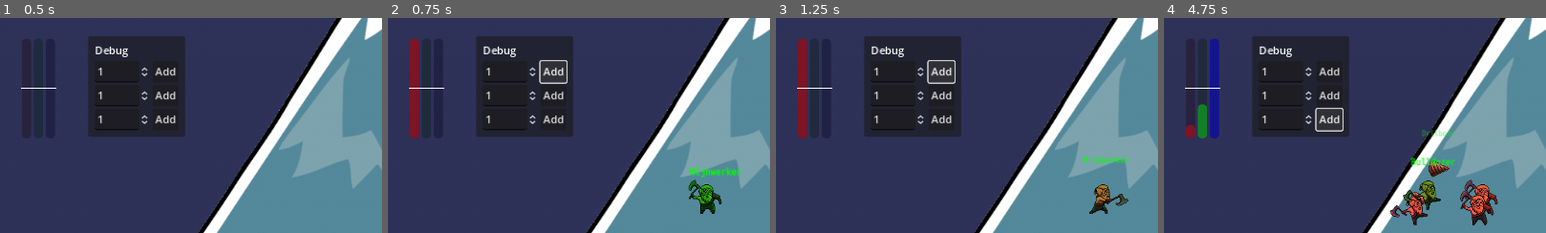
Above: before the commit, frames 1-4 (left to right).
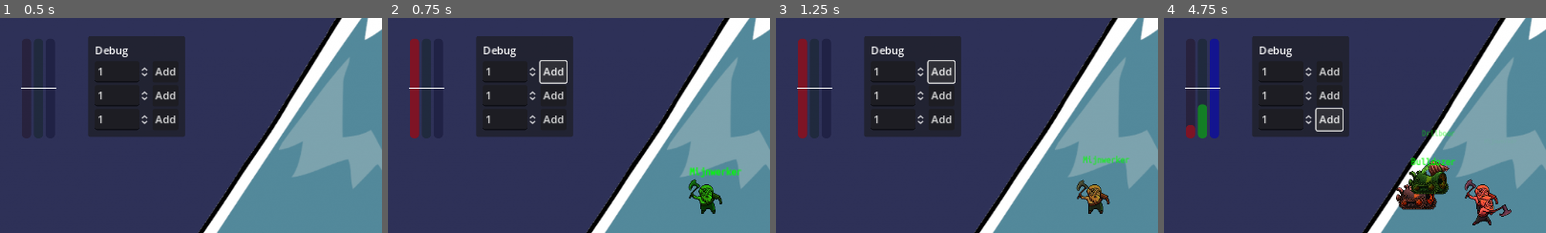
Above: after the commit, the same moments.

Repository: kwint/nfc-card-game
Game: Godot game, scene res://Scenes/Dashboard.tscn
Two runs of this game, one before a commit and one after it. Both use one fixed random seed, a clock stepped at 60 frames per second and the inputs below.
Inputs:
- Up to frame 1 (0.5 s): no input
- Up to frame 2 (0.75 s): click "Add" at 0.5 s
- Up to frame 3 (1.25 s): no input
- Up to frame 4 (4.75 s): click "Add" at 1.25 s; click "Add" at 2 s; click "Add" at 2.75 s; click "Add" at 3.5 s; click "Add" at 4.25 s
The pictures show only the part of the screen within x 0-50%, y 10-60%; the shares and areas given below are measured in that part.

Frame 1 is identical in both runs. In frame 2, 0.2% of the frame differs, in the area x 78-88%, y 74-92%; in frame 3, 0.9%; in frame 4, 3.2%, in the area x 59-91%, y 67-97%.
Error in both runs: Invalid type in function 'process_stats' in base 'Node (GameController.gd)'. Cannot convert argument 1 from Nil to Dictionary. (res://Scripts/GameController.gd…

Commit message:
Add bulldozer sprite

Diff:
--- a/dashboard/Sprites/Miner/Miner.tres
+++ b/dashboard/Sprites/Miner/Miner.tres
@@ -1,56 +1,104 @@
-[gd_resource type="SpriteFrames" load_steps=16 format=3 uid="uid://cnyvuugqqjwti"]
+[gd_resource type="SpriteFrames" load_steps=28 format=3 uid="uid://cnyvuugqqjwti"]
 
-[ext_resource type="Texture2D" uid="uid://bol0t2c4nfnu7" path="res://Sprites/Warrior_1/Attack_1.png" id="1_v7avr"]
-[ext_resource type="Texture2D" uid="uid://63yl260n2bji" path="res://Sprites/Drill/drill_sheet.png" id="2_stmcw"]
-[ext_resource type="Texture2D" uid="uid://ccmjo23hx2kyu" path="res://Sprites/Warrior_1/Attack_3.png" id="3_ki554"]
+[ext_resource type="Texture2D" uid="uid://bol0t2c4nfnu7" path="res://Sprites/Raw/Attack_1.png" id="1_od8e5"]
+[ext_resource type="Texture2D" uid="uid://63yl260n2bji" path="res://Sprites/Drill/drill_sheet.png" id="2_qrp5r"]
+[ext_resource type="Texture2D" uid="uid://2gdfs0vqwefv" path="res://Sprites/Bulldozer/bulldozer_sheet.png" id="3_buyff"]
 
 [sub_resource type="AtlasTexture" id="AtlasTexture_hpmc0"]
-atlas = ExtResource("1_v7avr")
+atlas = ExtResource("1_od8e5")
 region = Rect2(0, 0, 96, 96)
 
 [sub_resource type="AtlasTexture" id="AtlasTexture_5yjbj"]
-atlas = ExtResource("1_v7avr")
+atlas = ExtResource("1_od8e5")
 region = Rect2(96, 0, 96, 96)
 
 [sub_resource type="AtlasTexture" id="AtlasTexture_8vkny"]
-atlas = ExtResource("1_v7avr")
+atlas = ExtResource("1_od8e5")
 region = Rect2(192, 0, 96, 96)
 
 [sub_resource type="AtlasTexture" id="AtlasTexture_rrku1"]
-atlas = ExtResource("1_v7avr")
+atlas = ExtResource("1_od8e5")
 region = Rect2(288, 0, 96, 96)
 
 [sub_resource type="AtlasTexture" id="AtlasTexture_vt5fi"]
-atlas = ExtResource("2_stmcw")
+atlas = ExtResource("2_qrp5r")
 region = Rect2(99, 0, 33, 27)
 
 [sub_resource type="AtlasTexture" id="AtlasTexture_pxmol"]
-atlas = ExtResource("2_stmcw")
+atlas = ExtResource("2_qrp5r")
 region = Rect2(66, 0, 33, 27)
 
 [sub_resource type="AtlasTexture" id="AtlasTexture_a5hvd"]
-atlas = ExtResource("2_stmcw")
+atlas = ExtResource("2_qrp5r")
 region = Rect2(33, 0, 33, 27)
 
 [sub_resource type="AtlasTexture" id="AtlasTexture_hmaul"]
-atlas = ExtResource("2_stmcw")
+atlas = ExtResource("2_qrp5r")
 region = Rect2(0, 0, 33, 27)
 
-[sub_resource type="AtlasTexture" id="AtlasTexture_2cwn3"]
-atlas = ExtResource("3_ki554")
-region = Rect2(0, 0, 96, 96)
+[sub_resource type="AtlasTexture" id="AtlasTexture_vne6n"]
+atlas = ExtResource("3_buyff")
+region = Rect2(0, 0, 64, 49)
 
-[sub_resource type="AtlasTexture" id="AtlasTexture_hmo1v"]
-atlas = ExtResource("3_ki554")
-region = Rect2(96, 0, 96, 96)
+[sub_resource type="AtlasTexture" id="AtlasTexture_8d01j"]
+atlas = ExtResource("3_buyff")
+region = Rect2(64, 0, 64, 49)
 
-[sub_resource type="AtlasTexture" id="AtlasTexture_mfhdk"]
-atlas = ExtResource("3_ki554")
-region = Rect2(192, 0, 96, 96)
+[sub_resource type="AtlasTexture" id="AtlasTexture_6bcwy"]
+atlas = ExtResource("3_buyff")
+region = Rect2(128, 0, 64, 49)
 
-[sub_resource type="AtlasTexture" id="AtlasTexture_qkkpq"]
-atlas = ExtResource("3_ki554")
-region = Rect2(288, 0, 96, 96)
+[sub_resource type="AtlasTexture" id="AtlasTexture_g6pqd"]
+atlas = ExtResource("3_buyff")
+region = Rect2(192, 0, 64, 49)
+
+[sub_resource type="AtlasTexture" id="AtlasTexture_628fw"]
+atlas = ExtResource("3_buyff")
+region = Rect2(256, 0, 64, 49)
+
+[sub_resource type="AtlasTexture" id="AtlasTexture_o80pm"]
+atlas = ExtResource("3_buyff")
+region = Rect2(320, 0, 64, 49)
+
+[sub_resource type="AtlasTexture" id="AtlasTexture_78uuj"]
+atlas = ExtResource("3_buyff")
+region = Rect2(384, 0, 64, 49)
+
+[sub_resource type="AtlasTexture" id="AtlasTexture_mqnk2"]
+atlas = ExtResource("3_buyff")
+region = Rect2(448, 0, 64, 49)
+
+[sub_resource type="AtlasTexture" id="AtlasTexture_20agq"]
+atlas = ExtResource("3_buyff")
+region = Rect2(512, 0, 64, 49)
+
+[sub_resource type="AtlasTexture" id="AtlasTexture_wnxqg"]
+atlas = ExtResource("3_buyff")
+region = Rect2(576, 0, 64, 49)
+
+[sub_resource type="AtlasTexture" id="AtlasTexture_6ocg2"]
+atlas = ExtResource("3_buyff")
+region = Rect2(640, 0, 64, 49)
+
+[sub_resource type="AtlasTexture" id="AtlasTexture_f2ifi"]
+atlas = ExtResource("3_buyff")
+region = Rect2(704, 0, 64, 49)
+
+[sub_resource type="AtlasTexture" id="AtlasTexture_wnbeg"]
+atlas = ExtResource("3_buyff")
+region = Rect2(768, 0, 64, 49)
+
+[sub_resource type="AtlasTexture" id="AtlasTexture_q6h5b"]
+atlas = ExtResource("3_buyff")
+region = Rect2(832, 0, 64, 49)
+
+[sub_resource type="AtlasTexture" id="AtlasTexture_3usk6"]
+atlas = ExtResource("3_buyff")
+region = Rect2(896, 0, 64, 49)
+
+[sub_resource type="AtlasTexture" id="AtlasTexture_jpmry"]
+atlas = ExtResource("3_buyff")
+region = Rect2(960, 0, 64, 49)
 
 [resource]
 animations = [{
@@ -69,7 +117,7 @@
 }],
 "loop": true,
 "name": &"miner1",
-"speed": 5.0
+"speed": 6.0
 }, {
 "frames": [{
 "duration": 1.0,
@@ -90,18 +138,54 @@
 }, {
 "frames": [{
 "duration": 1.0,
-"texture": SubResource("AtlasTexture_2cwn3")
+"texture": SubResource("AtlasTexture_vne6n")
 }, {
 "duration": 1.0,
-"texture": SubResource("AtlasTexture_hmo1v")
+"texture": SubResource("AtlasTexture_8d01j")
 }, {
 "duration": 1.0,
-"texture": SubResource("AtlasTexture_mfhdk")
+"texture": SubResource("AtlasTexture_6bcwy")
 }, {
 "duration": 1.0,
-"texture": SubResource("AtlasTexture_qkkpq")
+"texture": SubResource("AtlasTexture_g6pqd")
+}, {
+"duration": 1.0,
+"texture": SubResource("AtlasTexture_628fw")
+}, {
+"duration": 1.0,
+"texture": SubResource("AtlasTexture_o80pm")
+}, {
+"duration": 1.0,
+"texture": SubResource("AtlasTexture_78uuj")
+}, {
+"duration": 1.0,
+"texture": SubResource("AtlasTexture_mqnk2")
+}, {
+"duration": 1.0,
+"texture": SubResource("AtlasTexture_20agq")
+}, {
+"duration": 1.0,
+"texture": SubResource("AtlasTexture_wnxqg")
+}, {
+"duration": 1.0,
+"texture": SubResource("AtlasTexture_6ocg2")
+}, {
+"duration": 1.0,
+"texture": SubResource("AtlasTexture_f2ifi")
+}, {
+"duration": 1.0,
+"texture": SubResource("AtlasTexture_wnbeg")
+}, {
+"duration": 1.0,
+"texture": SubResource("AtlasTexture_q6h5b")
+}, {
+"duration": 1.0,
+"texture": SubResource("AtlasTexture_3usk6")
+}, {
+"duration": 1.0,
+"texture": SubResource("AtlasTexture_jpmry")
 }],
 "loop": true,
 "name": &"miner3",
-"speed": 5.0
+"speed": 20.0
 }]
Binary file added: dashboard/Sprites/Bulldozer/bulldozer_sheet.png
Not shown, changed: dashboard/Sprites/Bulldozer/bulldozer_sheet.png.import
Renamed: dashboard/Sprites/Warrior_1/Attack_1.png -> dashboard/Sprites/Raw/Attack_1.png
Not shown, added: dashboard/Sprites/Raw/Attack_1.png.import
Renamed: dashboard/Sprites/Warrior_1/Attack_2.png -> dashboard/Sprites/Raw/Attack_2.png
Not shown, changed: dashboard/Sprites/Raw/Attack_2.png.import
Renamed: dashboard/Sprites/Warrior_1/Attack_3.png -> dashboard/Sprites/Raw/Attack_3.png
Not shown, changed: dashboard/Sprites/Raw/Attack_3.png.import
Renamed: dashboard/Sprites/Drill/metal_slug_attack_drill.png -> dashboard/Sprites/Raw/metal_slug_attack_drill.png
Not shown, changed: dashboard/Sprites/Raw/metal_slug_attack_drill.png.import
